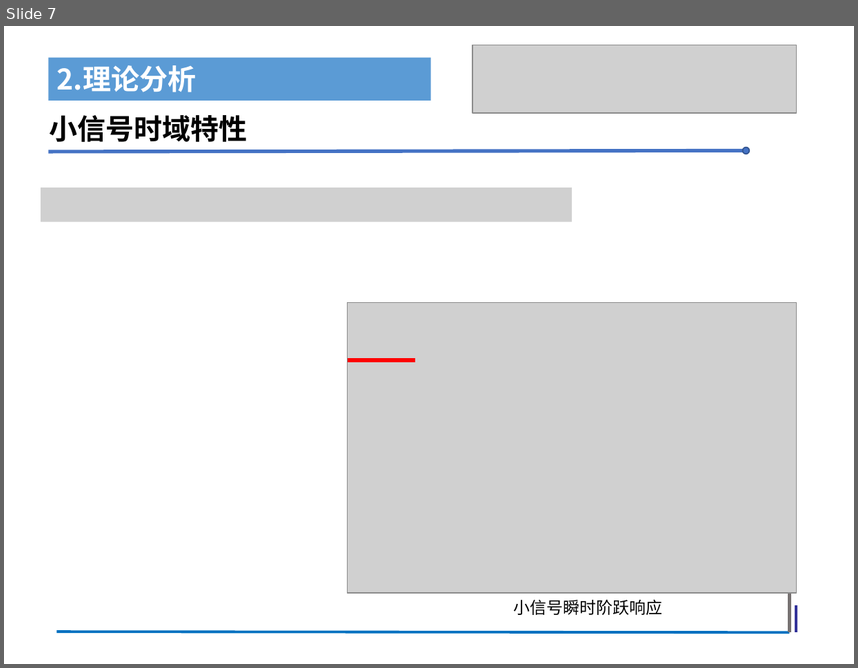
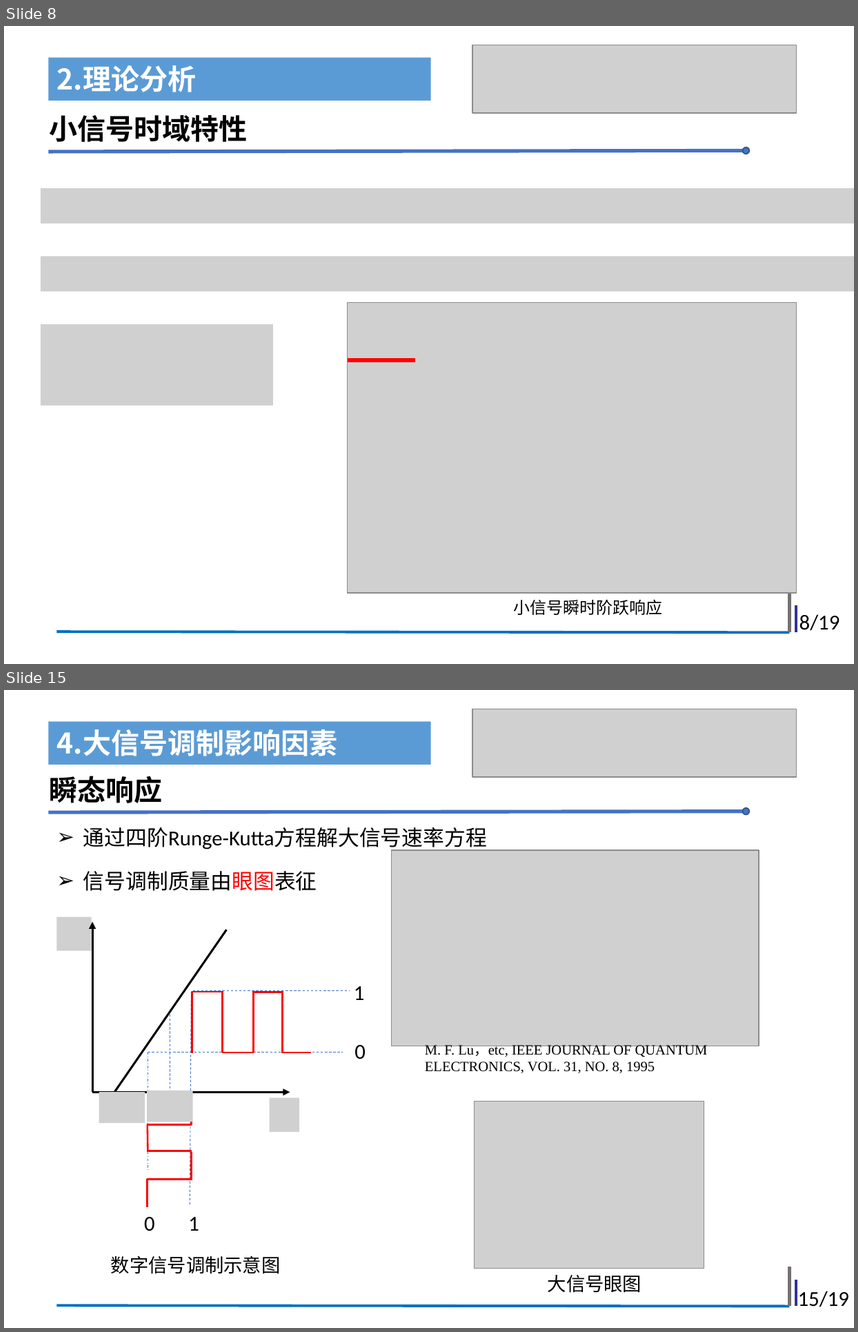
Before and after one commit to Wu-30MKI/Directly-Modulated-Laser, a slide deck: 组会-吴冀亮.pptx. Shown one above the other, each under a label of ours: slide 7 before the commit, slides 8 and 15 after it; the slides between them are not shown. The pictures are 858x668 and 858x1332 pixels, drawn with LibreOffice and Linux fonts; fonts in the diff are those of the drawing; grey boxes stand for pictures. Boxes give left, top, right and bottom in pixels: in the first picture for what was removed or moved away, otherwise in the second. Text is boxed around its words. In the diff, an @@ line names an element or a change of style, - is before the commit and + after.

```diff
--- a/组会-吴冀亮.pptx
+++ b/组会-吴冀亮.pptx
@@ slide 15 added at <box>4,690,854,1328</box>, background #FFFFFF @@
@@ picture added at <box>473,709,796,777</box> @@
@@ rectangle added at <box>48,722,430,764</box>, fill #5B9BD5, 24 pt, text #FFFFFF, bold @@
+4.大信号调制影响因素
@@ text added at <box>49,776,162,803</box>, 24 pt, text #000000, bold @@
+瞬态响应
@@ line added from (48, 812) to (749, 811), #4472C4 3 pt @@
@@ ellipse added at <box>743,808,749,815</box>, fill #4472C4, outline #325491 1 pt @@
@@ text added at <box>83,827,487,851</box>, 18 pt, text #000000 @@
+➢ 通过四阶Runge-Kutta方程解大信号速率方程
@@ picture added at <box>392,850,759,1045</box> @@
@@ text added at <box>83,871,317,891</box>, 18 pt, text #000000 @@
+➢ 信号调制质量由眼图表征
@@ text added at <box>425,1043,708,1073</box>, 12 pt, text #000000 @@
+M. F. Lu，etc, IEEE JOURNAL OF QUANTUM ELECTRONICS, VOL. 31, NO. 8, 1995
@@ group added at <box>56,917,366,1274</box>: 21 lines, 4 pictures, 4 texts, 2 arrows @@
+1
+0
+0 1
+数字信号调制示意图
@@ picture added at <box>474,1101,704,1268</box> @@
@@ line added from (789, 1266) to (789, 1305), #767171 3 pt @@
@@ text added at <box>548,1274,642,1292</box>, 16 pt, text #000000 @@
+大信号眼图
@@ line added from (796, 1279) to (796, 1305), #333399 2.25 pt @@
@@ line added from (56, 1305) to (789, 1305), #0070C0 2.25 pt @@
@@ text added at <box>798,1290,849,1307</box>, 18 pt, text #000000 @@
+15/19
@@ what was slide 7 is now slide 8 @@
@@ slide 8 changed as well @@
@@ picture: place and size @@
-picture at <box>41,187,572,221</box>
+picture at <box>41,188,854,223</box>
@@ picture added at <box>41,256,854,291</box> @@
@@ picture added at <box>41,324,272,406</box> @@
@@ text added at <box>800,614,840,630</box>, 18 pt, text #000000 @@
+8/19
```
Also in this commit, not shown: 7 other slides changed, 10 other slides added, 9 slides removed.
